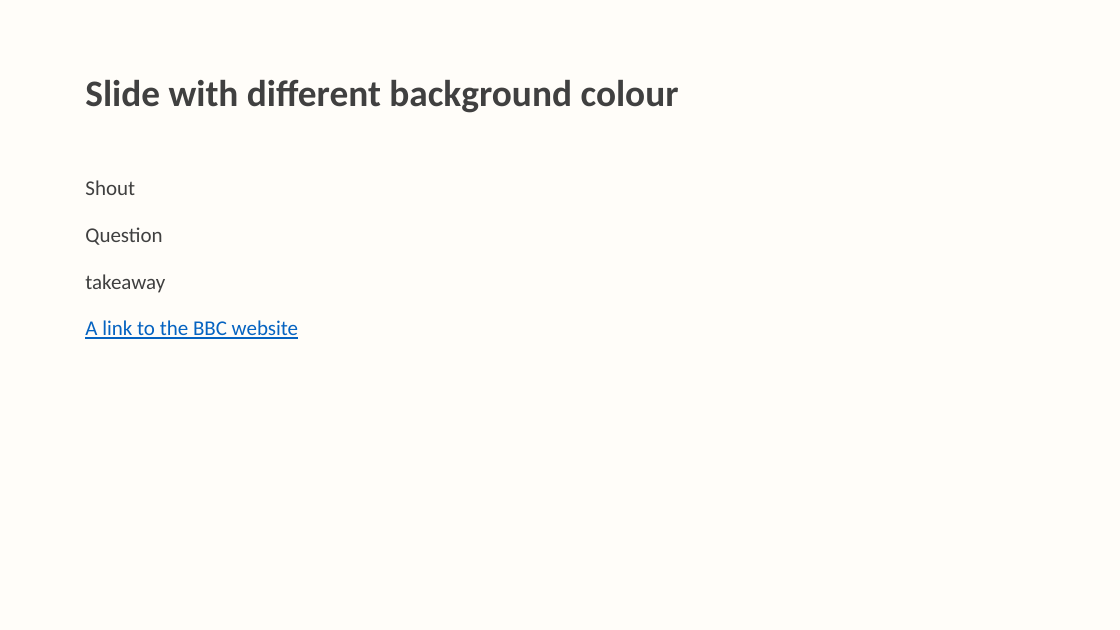
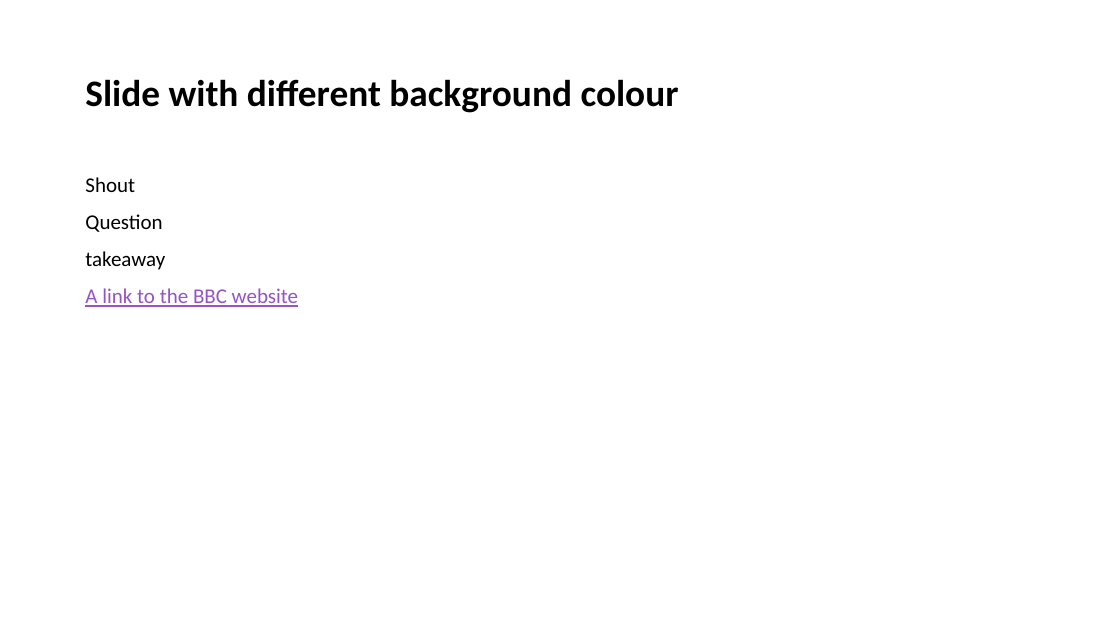
Before and after one commit to LittleMonkeyLab/PS52007Dslides, a slide deck: slide 13 of _site/lectures/Lecture01/Lecture01.pptx. Drawn at 1120x630 pixels with LibreOffice and Linux fonts; fonts in the diff are those of the drawing; background and template pictures are left out. Boxes give left, top, right and bottom in pixels: in the first picture for what was removed or moved away, otherwise in the second. Text is boxed around its words. In the diff, an @@ line names an element or a change of style, - is before the commit and + after.

```diff
--- a/_site/lectures/Lecture01/Lecture01.pptx
+++ b/_site/lectures/Lecture01/Lecture01.pptx
@@ background #FFF2CC at 10% opacity to #FFFFFF @@
@@ title "Slide with different background colour" at bbox=[85, 79, 679, 113]: text colour #404040 to #000000 @@
@@ text "Shout" at bbox=[85, 177, 298, 307]: text colour #404040 to #000000 in "Shout", "Question", "takeaway"; text colour #0563C1 to #9454C3 in "A link to the BBC website"; line spacing 24pt to 1; less space between paragraphs @@
```
Also in this commit, not shown: 26 other slides changed, 28 other files.
